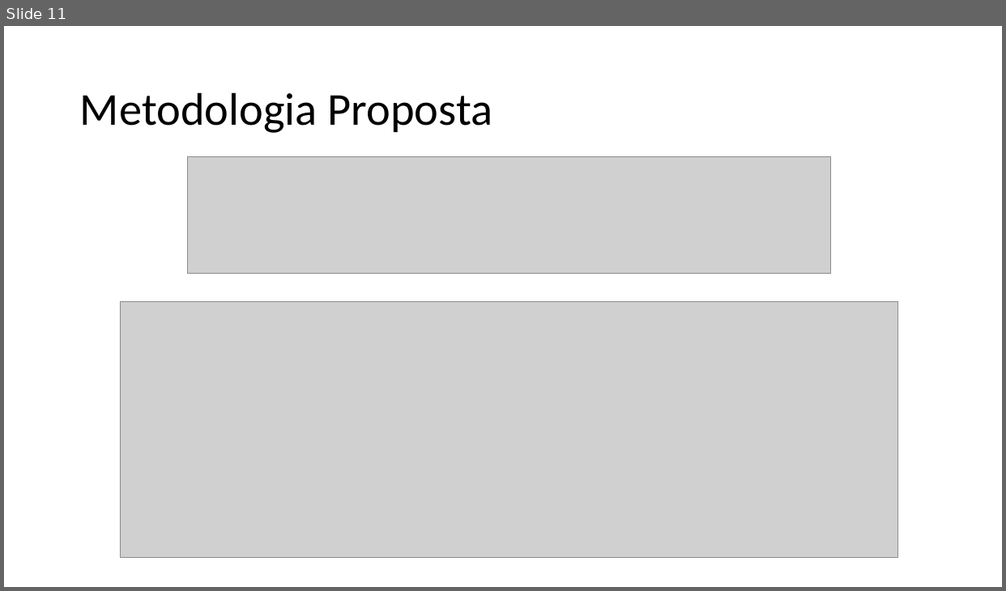
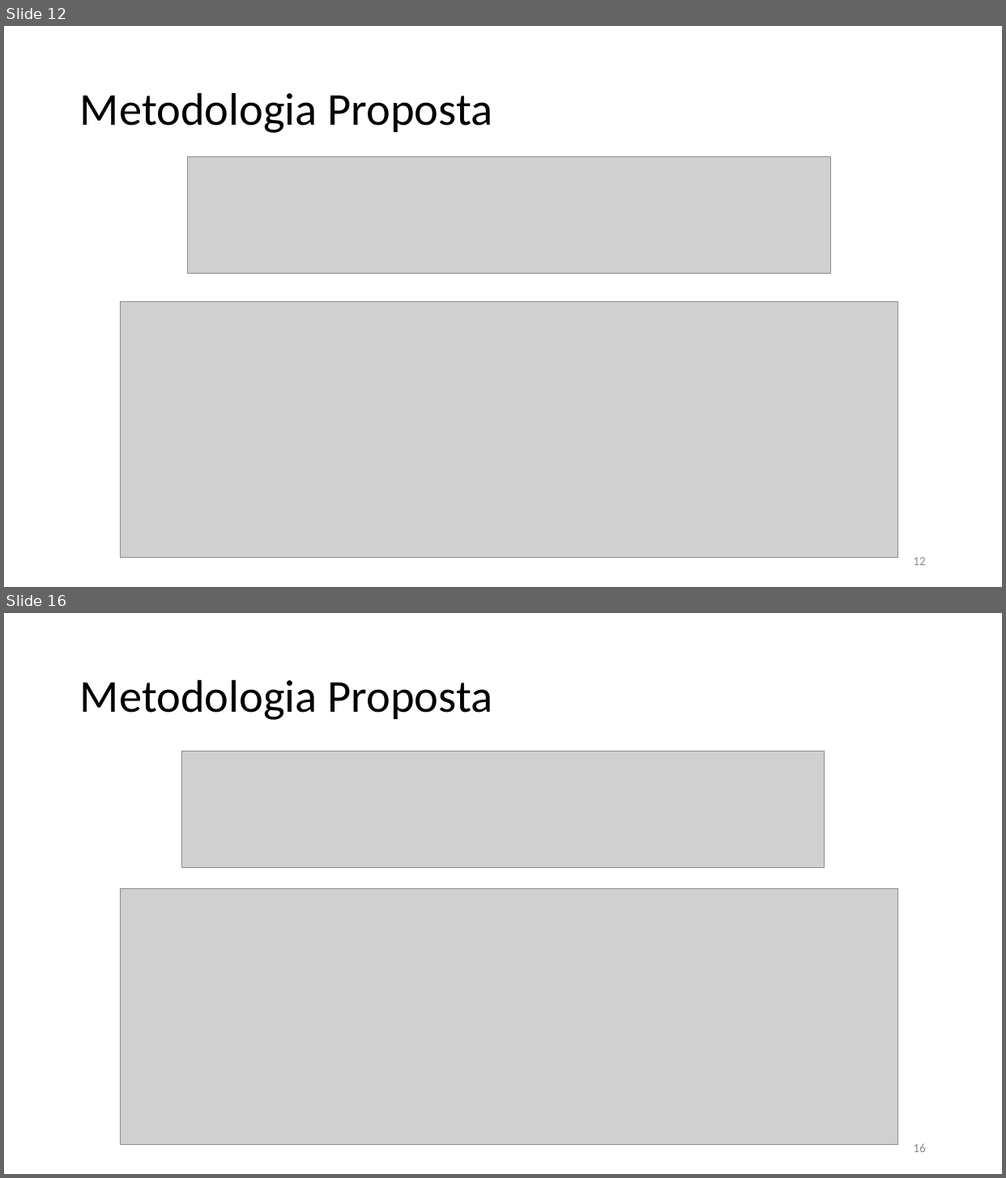
Before and after one commit to TavaresCarlos/TerrainIntelGIS, a slide deck: escrita/seminários/apresentacao.pptx. Shown one above the other, each under a label of ours: slide 11 before the commit, slides 12 and 16 after it; the slides between them are not shown. The pictures are 1006x591 and 1006x1178 pixels, drawn with LibreOffice and Linux fonts; fonts in the diff are those of the drawing; grey boxes stand for pictures. Boxes give left, top, right and bottom in pixels: in the first picture for what was removed or moved away, otherwise in the second. Text is boxed around its words. In the diff, an @@ line names an element or a change of style, - is before the commit and + after.

```diff
--- a/escrita/seminários/apresentacao.pptx
+++ b/escrita/seminários/apresentacao.pptx
@@ slide 16 added at <box>4,613,1002,1174</box>, background #FFFFFF @@
@@ title added at <box>80,679,493,720</box>, 44 pt, text #000000 @@
+Metodologia Proposta
@@ picture added at <box>181,752,825,868</box> @@
@@ picture added at <box>120,888,898,1144</box> @@
@@ page number added at <box>913,1144,926,1152</box>, 12 pt, text #8C8C8C @@
+16
@@ what was slide 11 is now slide 12 @@
@@ slide 12 changed as well @@
@@ page number added at <box>913,557,926,565</box>, 12 pt, text #8C8C8C @@
+12
```
Also in this commit, not shown: 18 other slides changed, 5 other slides added, 5 other files.
